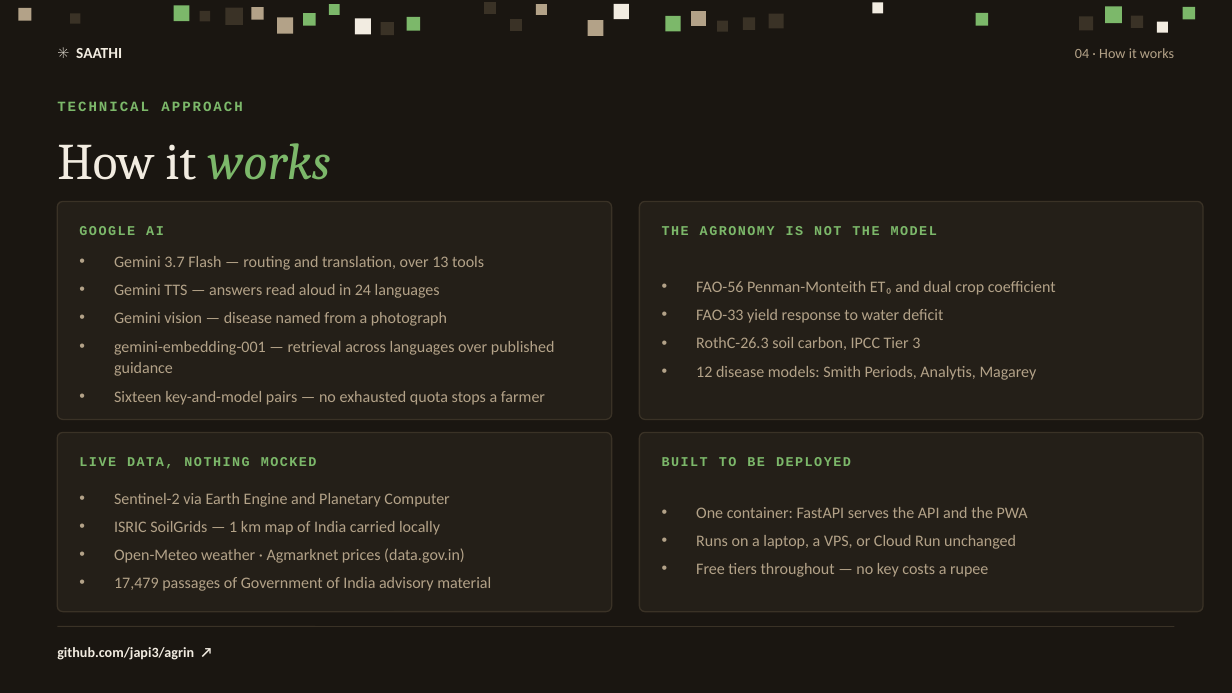
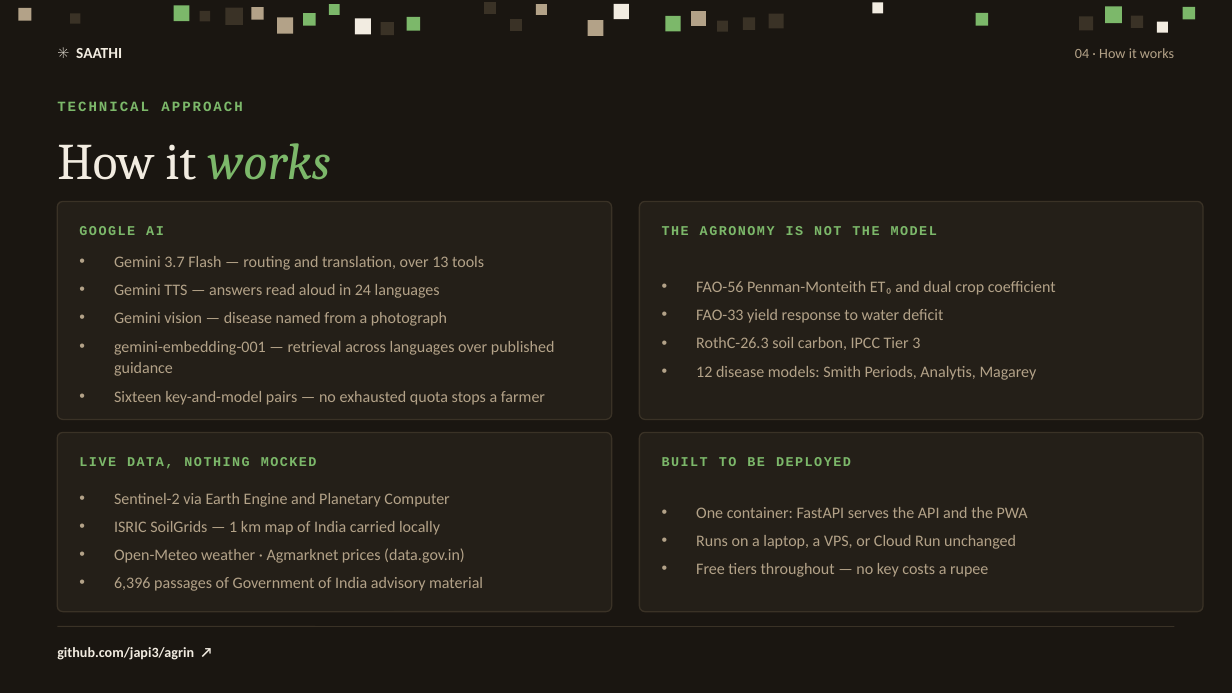
Before and after one commit to japi3/agrin, a slide deck: slide 4 of deck/Saathi.pptx. Drawn at 1232x693 pixels with LibreOffice and Linux fonts; fonts in the diff are those of the drawing. Boxes give left, top, right and bottom in pixels: in the first picture for what was removed or moved away, otherwise in the second. Text is boxed around its words. In the diff, an @@ line names an element or a change of style, - is before the commit and + after.

```diff
--- a/deck/Saathi.pptx
+++ b/deck/Saathi.pptx
@@ text at box(114, 577, 483, 591): text changed @@
-• 17,479 passages of Government of India advisory material
+• 6,396 passages of Government of India advisory material
```
Also in this commit, not shown: 7 other files.
